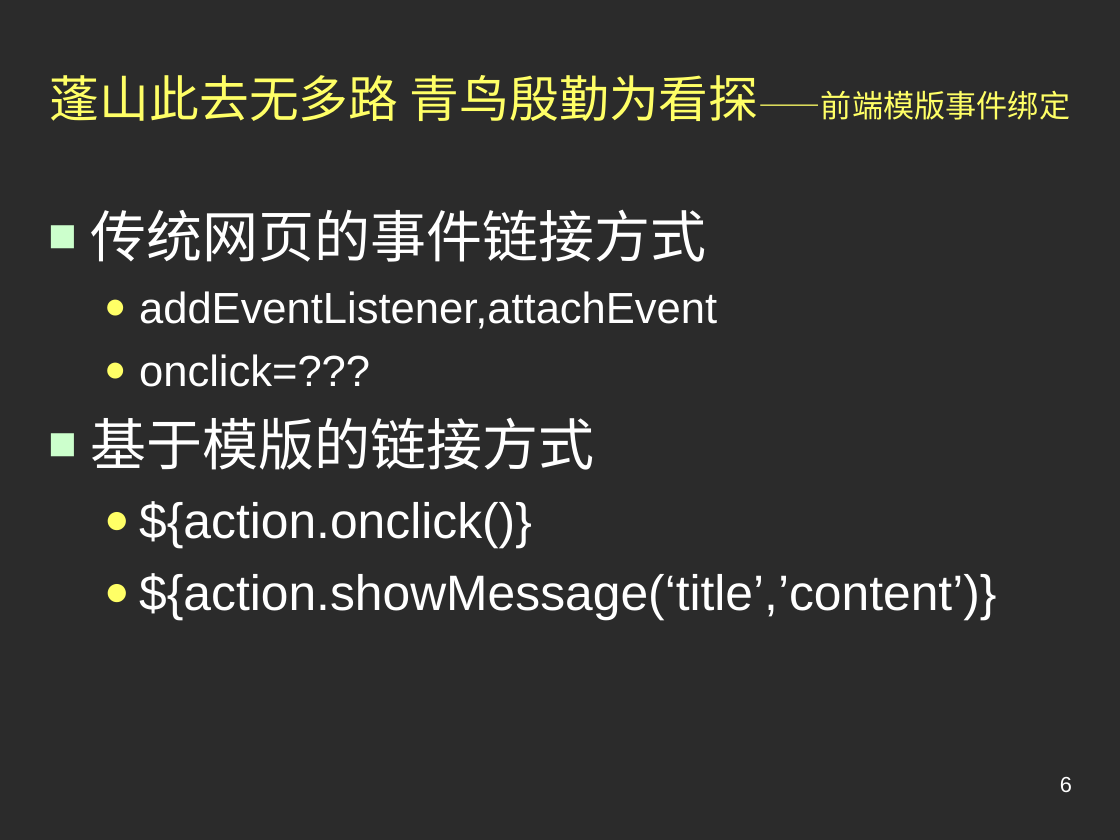
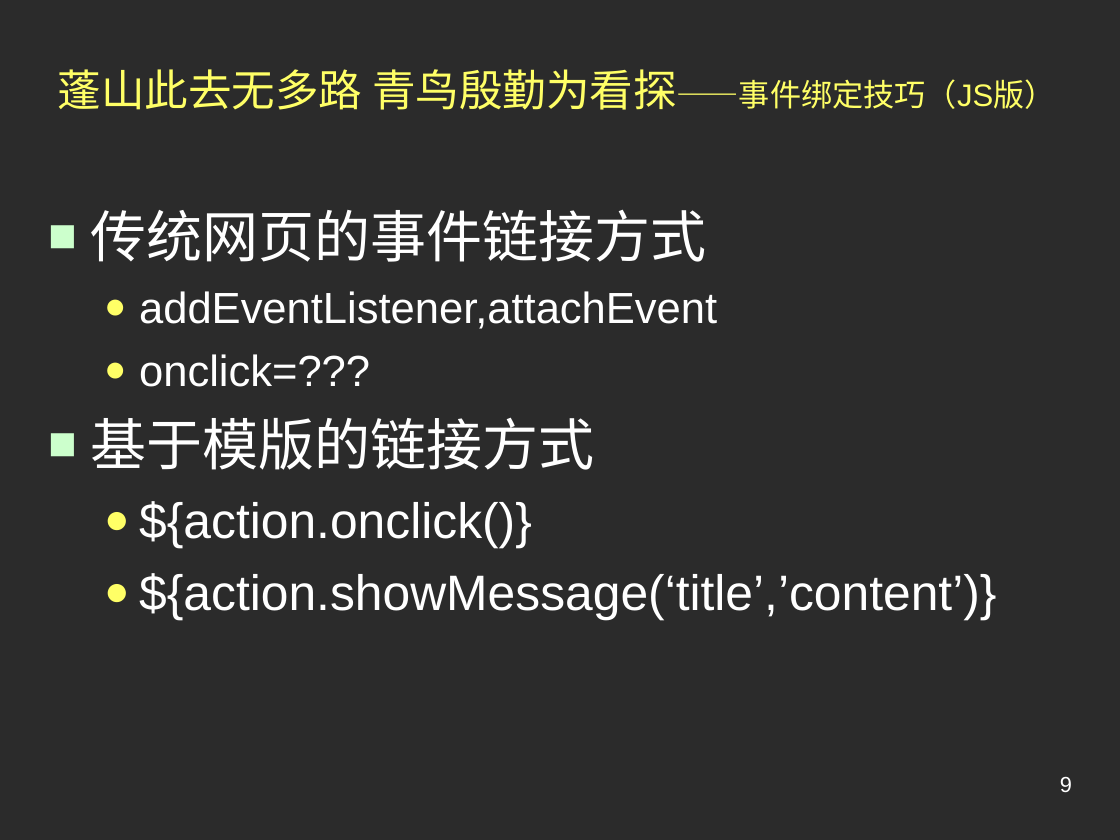
Before and after one commit to jindw/lite, a slide deck: slide 9 of trunk/Lite/web/doc/Preview.ppt (slide 6 before the commit). Drawn at 1120x840 pixels with LibreOffice and Linux fonts; fonts in the diff are those of the drawing; background and template pictures are left out; a plain dark background stands for a picture behind light text. Boxes give left, top, right and bottom in pixels: in the first picture for what was removed or moved away, otherwise in the second. Text is boxed around its words. In the diff, an @@ line names an element or a change of style, - is before the commit and + after.

```diff
--- a/trunk/Lite/web/doc/Preview.ppt
+++ b/trunk/Lite/web/doc/Preview.ppt
@@ title at (x1=58, y1=69, x2=1056, y2=110): text changed; size 32 to 28 pt @@
-蓬山此去无多路 青鸟殷勤为看探——前端模版事件绑定
+蓬山此去无多路 青鸟殷勤为看探——事件绑定技巧（JS版）
@@ page number at (x1=1060, y1=777, x2=1072, y2=792): text changed @@
-6
+9
```
Also in this commit, not shown: 3 other slides changed, 5 slides added.
